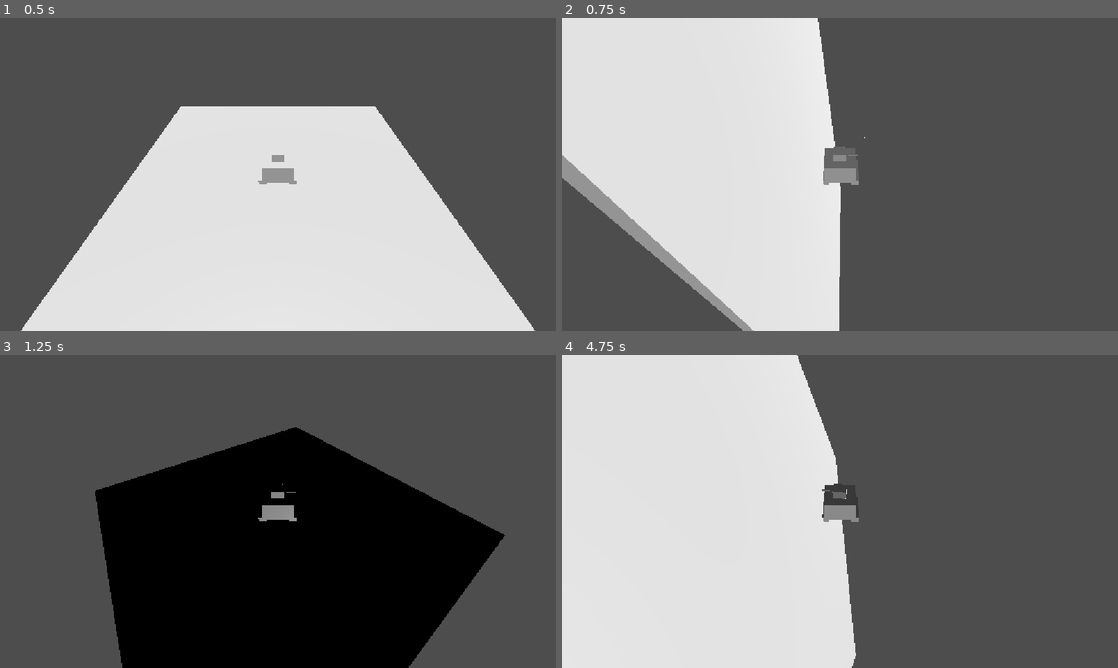
Above: before the commit, frames 1-4 (two rows, left to right).
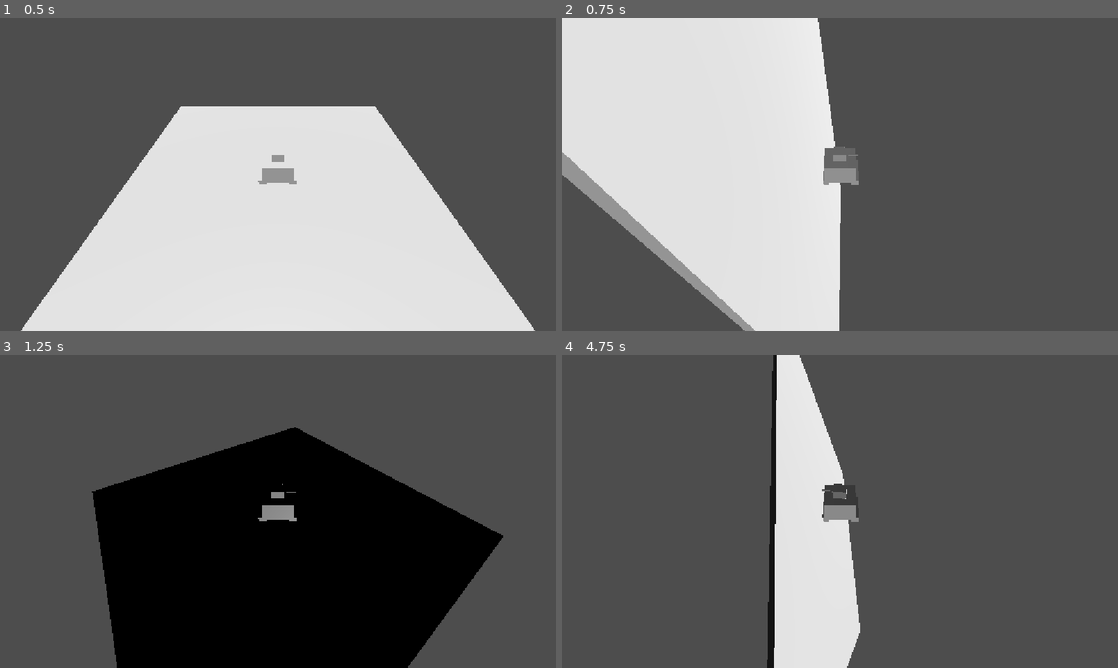
Above: after the commit, the same moments.

Repository: Grihgrix/Tank_Shift
Game: Godot game, scene res://Game scenes/Main_game_scene.tscn
Same seed, same stepped clock (60 frames per second), same inputs: the game is played once before the commit and once after it.
Inputs (mouse positions are in pixels of both pictures, inside the frame that each line leads up to):
- Up to frame 1 (0.5 s): no input
- Up to frame 2 (0.75 s): tap Enter (ui_accept) at 0.5 s; move the mouse to (962, 158) at 0.52 s; hold Right (ui_right) from 0.53 s (still down); click (962, 158) at 0.6 s
- Up to frame 3 (1.25 s): keep holding Right (ui_right); tap Enter (ui_accept) at 0.77 s
- Up to frame 4 (4.75 s): move the mouse to (728, 527) at 1.27 s; release Right (ui_right) at 1.28 s; hold Down (ui_down) 1.28-2.03 s; click (728, 527) at 1.35 s; tap Enter (ui_accept) at 1.52, 3.02, 3.77, 4.52 s; move the mouse to (895, 442) at 2.02 s; hold Right (ui_right) 2.03-2.78 s; click (895, 442) at 2.1 s; move the mouse to (812, 574) at 2.77 s; hold Up (ui_up) 2.78-3.53 s; click (812, 574) at 2.85 s; move the mouse to (1006, 558) at 3.52 s; hold Left (ui_left) from 3.53 s (still down); click (1006, 558) at 3.6 s; move the mouse to (673, 464) at 4.27 s; click (673, 464) at 4.35 s

Frame 1 is identical in both runs. In frame 2, 0.5% of the frame differs, in the area x 0-55%, y 3-100%; in frame 3, 0.6%; in frame 4, 39%, in the area x 0-54%, y 0-100%.

Commit message:
Aim of the tank fixed
the shots now use the direction between the tourelle and the shooter to calculate the initial direction and speed of the projectile

Diff:
--- a/Game scenes/Character scenes/character.tscn
+++ b/Game scenes/Character scenes/character.tscn
@@ -380,7 +380,6 @@
 mesh = SubResource("ArrayMesh_c8syd")
 
 [node name="Shooter" type="Node3D" parent="Proto_tank/Tourelle/Canon" unique_id=967923646]
-transform = Transform3D(1, 0, 0, 0, 1, 0, 0, 0, 0.99999976, 0, 0, -1.8042537)
 script = ExtResource("3_y3tpf")
 
 [node name="CollisionShape3D" type="CollisionShape3D" parent="." unique_id=931742010]
--- a/Game scenes/Character scenes/projectile.tscn
+++ b/Game scenes/Character scenes/projectile.tscn
@@ -46,5 +46,5 @@
 [node name="Proto_obus" type="Node3D" parent="." unique_id=2049321126]
 
 [node name="Mball_001" type="MeshInstance3D" parent="Proto_obus" unique_id=1736539462]
-transform = Transform3D(0, 0, 0.03, 0, 0.03, 0, -0.03406266, 0, 0, 0, 0, 0)
+transform = Transform3D(-1.3113416e-09, 0, 0.03, 0, 0.03, 0, -0.03, 0, -1.3113416e-09, 0, 0, 0)
 mesh = SubResource("ArrayMesh_it7jn")
--- a/Game scenes/Character scenes/shooter.gd
+++ b/Game scenes/Character scenes/shooter.gd
@@ -7,15 +7,27 @@
 @export var projectiles_parent_group:String = "projectile_parent"
 var projectiles_node:Node
 
+
 # Variables needed for orientation
-@onready var tourelle = $"../.."
 @onready var character = $"../../../.."
-@onready var shift_shoot_modifier:int = 1
+@onready var tourelle = $"../../Tourelle"
+
+@onready var position_delta_x:float = tourelle.global_position.x - global_position.x
+@onready var position_delta_z:float = tourelle.global_position.z - global_position.z
+@onready var position_delta_xz:float
+
 
 # Called when the node enters the scene tree for the first time.
 func _ready():
 	# Ensures the projectile node is part of a group separate from the character, so it is no longer affected by the character movements after being spawned
 	projectiles_node = get_tree().get_first_node_in_group(projectiles_parent_group)
+
+	# Find the length between the 2 points we are comparing for linear velocity
+	position_delta_x = tourelle.global_position.x - global_position.x
+	position_delta_z = tourelle.global_position.z - global_position.z
+
+	position_delta_xz = sqrt(position_delta_x * position_delta_x) + (position_delta_z * position_delta_z)
+	#print(position_delta_xz)
 
 
 # Called every frame. 'delta' is the elapsed time since the previous frame.
@@ -33,17 +45,8 @@
 	# Define initial position
 	projectile.global_position = global_position # Necessary if in a different node
 
-	# Check if character is upside down # This is needed otherwise the X velocity goes in the wrong direction
-	if round(character.rotation.z) == 0:
-		shift_shoot_modifier = 1
-	else:
-		shift_shoot_modifier = -1
-	#print(round(character.rotation.z))
-
-	# Give the projectile an initial speed shift_shoot_modifier *
-	projectile.linear_velocity.x = - shift_shoot_modifier * Global.projectile_speed * sin(tourelle.rotation.y + character.rotation.y)
-	projectile.linear_velocity.y = 0
-	projectile.linear_velocity.z = - Global.projectile_speed * cos(tourelle.rotation.y + character.rotation.y)
-	print(projectile.linear_velocity)
-
-	# TODO : Remember to make the Mball scale back to 0,3 after tests
+	position_delta_x = tourelle.global_position.x - global_position.x
+	position_delta_z = tourelle.global_position.z - global_position.z
+	#print("position_delta_x = " + str(position_delta_x) + " position_delta_z = " + str(position_delta_z))
+	projectile.linear_velocity.x = -Global.projectile_speed * position_delta_x / position_delta_xz
+	projectile.linear_velocity.z = -Global.projectile_speed * position_delta_z / position_delta_xz
